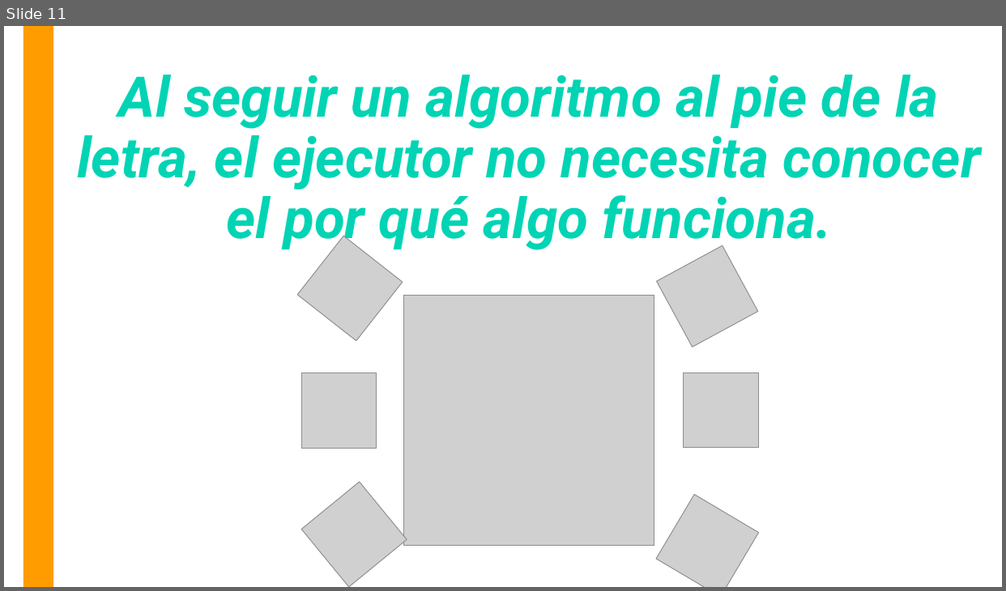
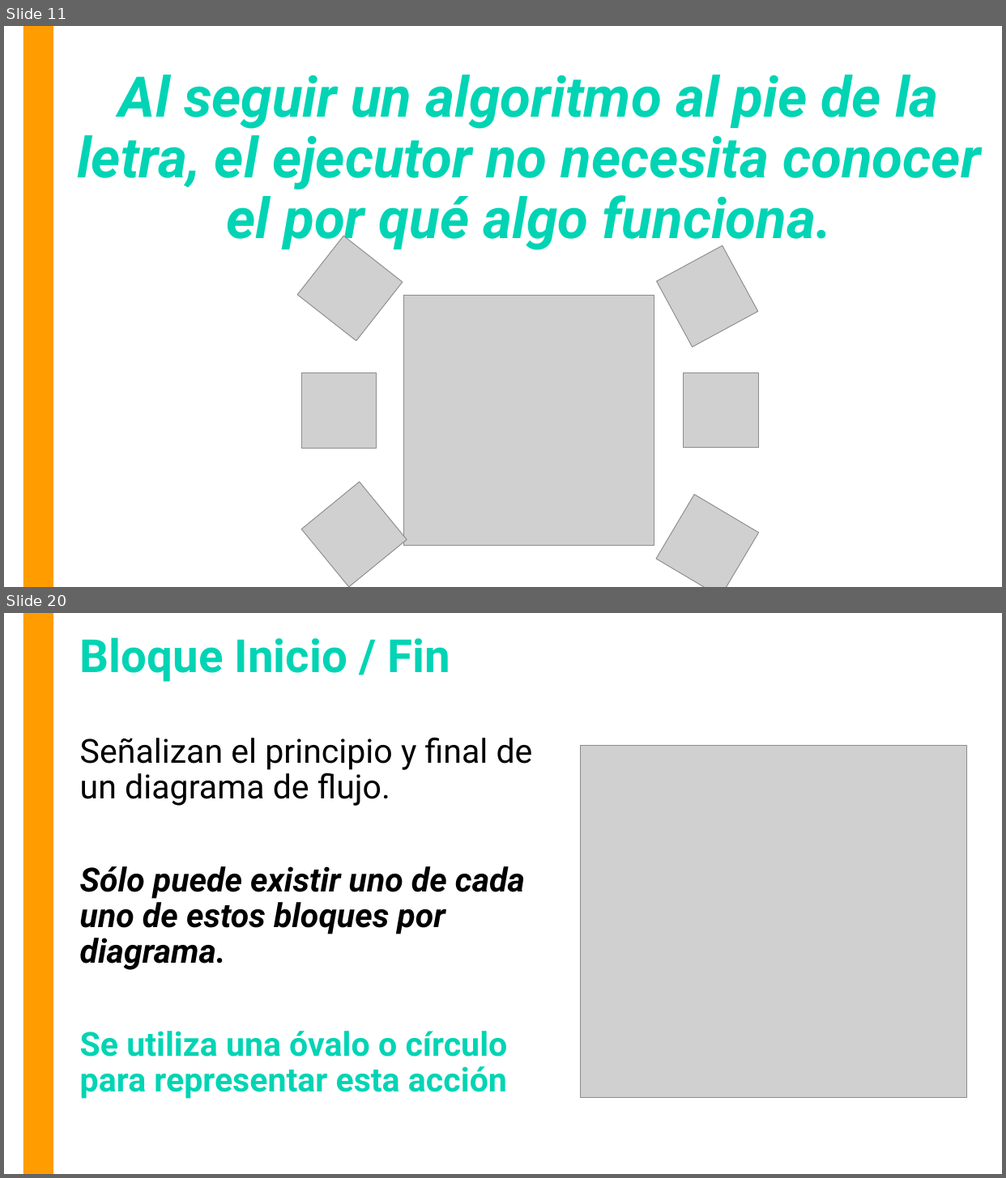
Before and after one commit to OMardil/INFO1_MOD4-Intro-a-Java, a slide deck: 01 Presentacion/INFO1_MOD4-Algoritmos_y_Diagramas.pptx. Shown one above the other, each under a label of ours: slide 11 before the commit, slides 11 and 20 after it; the slides between them are not shown. The pictures are 1006x591 and 1006x1178 pixels, drawn with LibreOffice and Linux fonts; fonts in the diff are those of the drawing; grey boxes stand for pictures. Boxes give left, top, right and bottom in pixels: in the first picture for what was removed or moved away, otherwise in the second. Text is boxed around its words. In the diff, an @@ line names an element or a change of style, - is before the commit and + after.

```diff
--- a/01 Presentacion/INFO1_MOD4-Algoritmos_y_Diagramas.pptx
+++ b/01 Presentacion/INFO1_MOD4-Algoritmos_y_Diagramas.pptx
@@ slide 20 added at box(4, 613, 1002, 1174), background #FFFFFF; not listed: 1 template element that a slide beside it also shows @@
@@ text added at box(80, 637, 450, 682), 44 pt, text #01D4B4, bold @@
+Bloque Inicio / Fin
@@ text added at box(80, 737, 533, 1099), 32 pt, text #000000, bold @@
+Señalizan el principio y final de un diagrama de flujo.
+Sólo puede existir uno de cada uno de estos bloques por diagrama.
+Se utiliza una óvalo o círculo para representar esta acción
@@ picture added at box(581, 746, 967, 1097) @@
```
Also in this commit, not shown: 19 other slides added.
